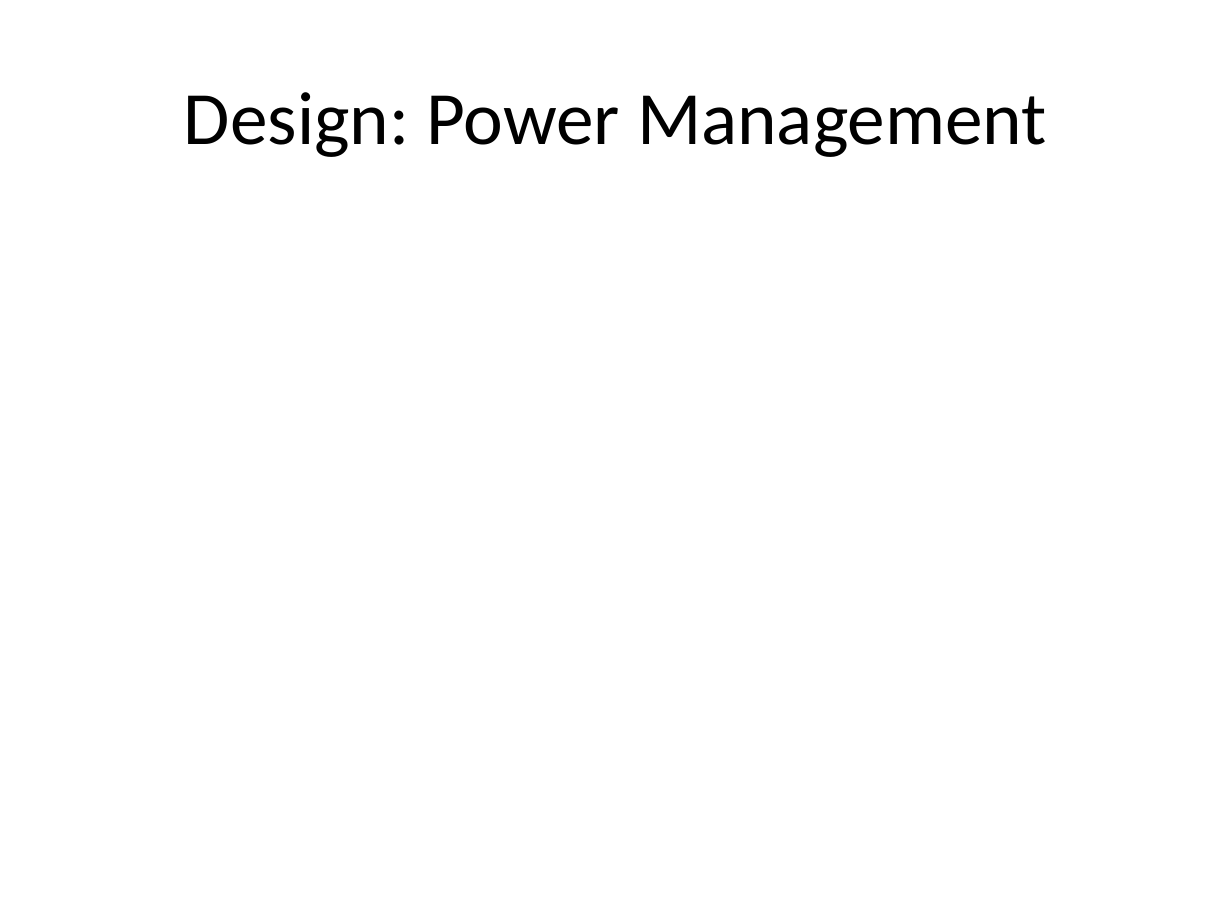
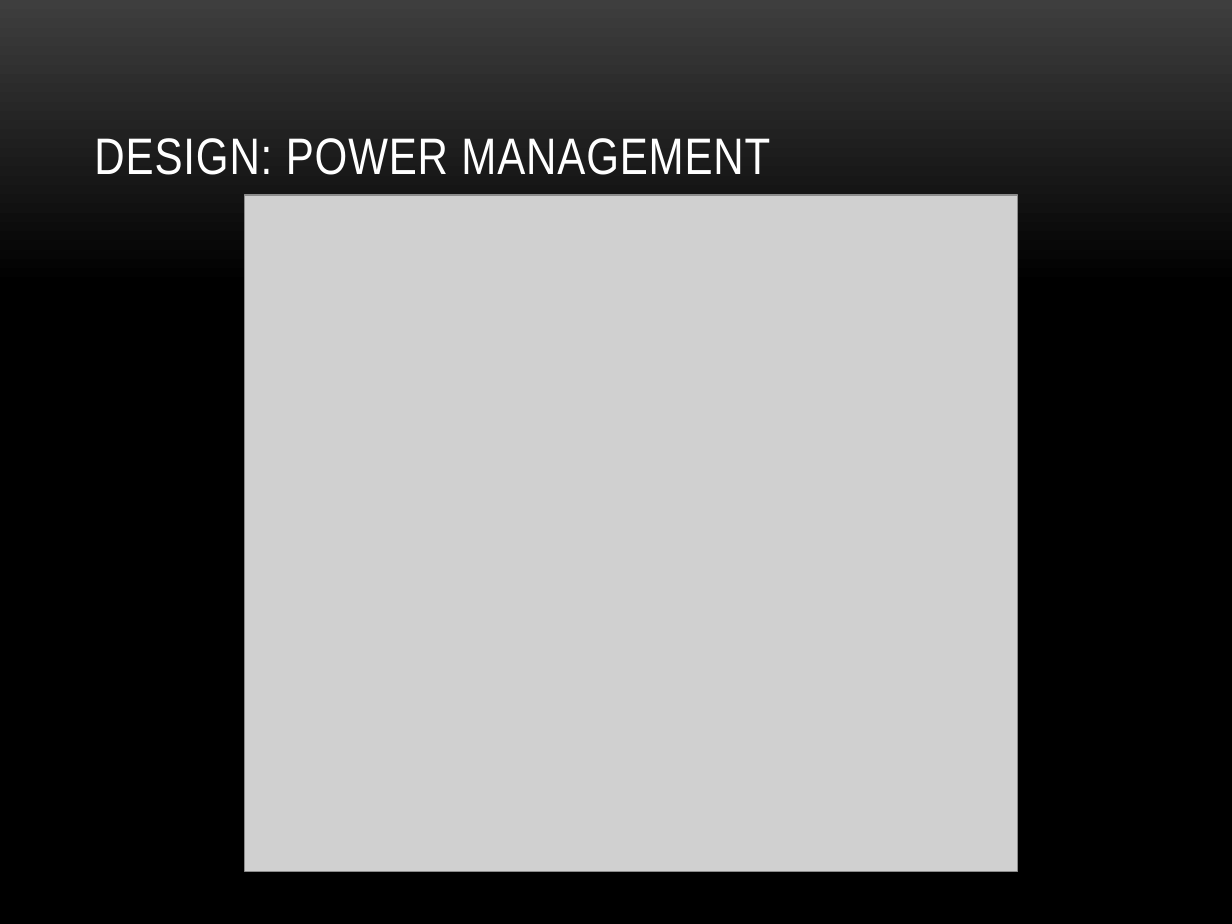
Before and after one commit to dosferatu/electronic-compass, a slide deck: slide 12 of Documentation/Project Documentation/Project Presentation.pptx. Drawn at 1232x924 pixels with LibreOffice and Linux fonts; fonts in the diff are those of the drawing; grey boxes stand for pictures; background and template pictures are left out. Boxes give left, top, right and bottom in pixels: in the first picture for what was removed or moved away, otherwise in the second. Text is boxed around its words. In the diff, an @@ line names an element or a change of style, - is before the commit and + after.

```diff
--- a/Documentation/Project Documentation/Project Presentation.pptx
+++ b/Documentation/Project Documentation/Project Presentation.pptx
@@ background #FFFFFF to picture (left out) @@
@@ title "DESIGN: POWER MANAGEMENT" at [94, 138, 770, 175]: vertical alignment middle to bottom @@
@@ title at [94, 138, 770, 175]: text changed; size 44 to 30 pt; font Calibri to Arial Narrow; text colour #000000 to #FFFFFF @@
-Design: Power Management
+DESIGN: POWER MANAGEMENT
@@ picture added at [245, 195, 1018, 871] @@
```
Also in this commit, not shown: 24 other slides changed, 2 slides added, 1 slide removed, 2 other files.
